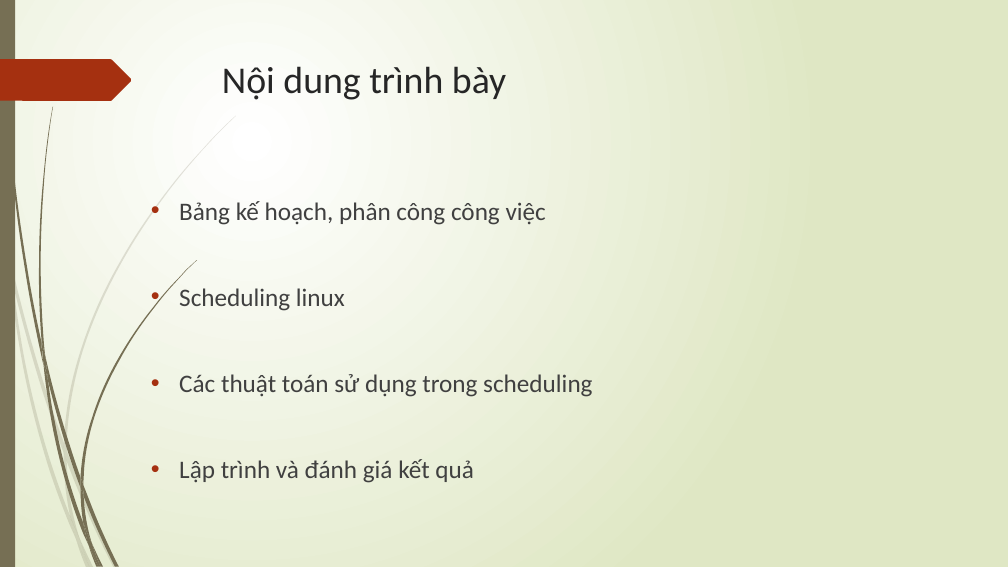
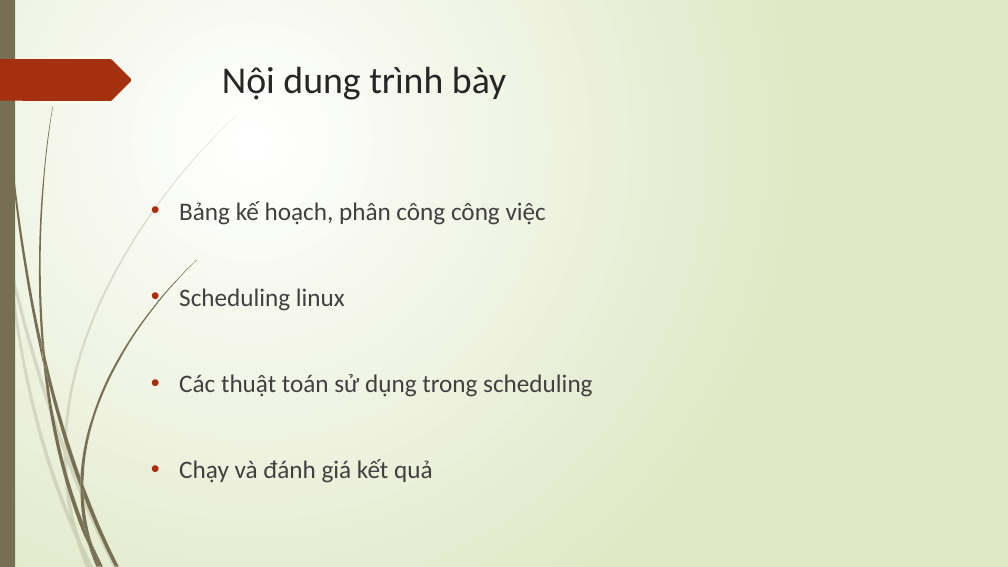
Before and after one commit to darkmagician148/operating_system, a slide deck: slide 2 of Scheduling-linux.pptx. Drawn at 1008x567 pixels with LibreOffice and Linux fonts; fonts in the diff are those of the drawing. Boxes give left, top, right and bottom in pixels: in the first picture for what was removed or moved away, otherwise in the second. Text is boxed around its words. In the diff, an @@ line names an element or a change of style, - is before the commit and + after.

```diff
--- a/Scheduling-linux.pptx
+++ b/Scheduling-linux.pptx
@@ text at box(179, 459, 433, 483): text changed @@
-• Lập trình và đánh giá kết quả
+• Chạy và đánh giá kết quả
```
Also in this commit, not shown: 7 other slides changed, 9 slides added, 3 slides removed.
